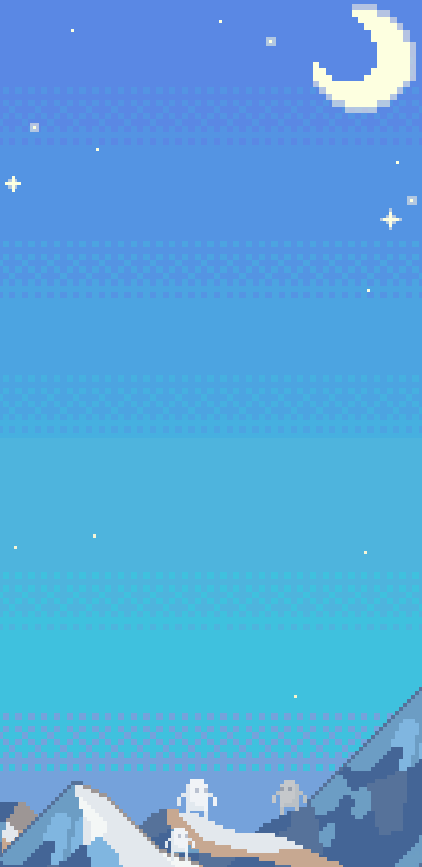
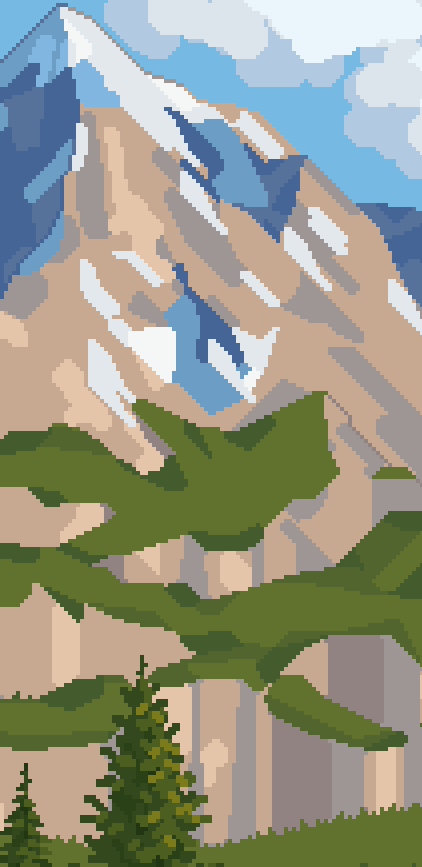
Layer changes from the first 422px x 867px image to the second:
showed "menu", painted on it over [left=0, top=0, right=422, bottom=867]
renamed "light yeti copy #1" to "light yeti small", hid it over [left=165, top=828, right=195, bottom=861]
hid "mountains" over [left=0, top=687, right=422, bottom=867]
hid "light yeti" over [left=177, top=779, right=217, bottom=824]
hid "dark yeti" over [left=272, top=780, right=307, bottom=815]
hid "moon" over [left=313, top=4, right=416, bottom=113]
hid "allbackgroundstars.png copy" over [left=0, top=0, right=422, bottom=867]
